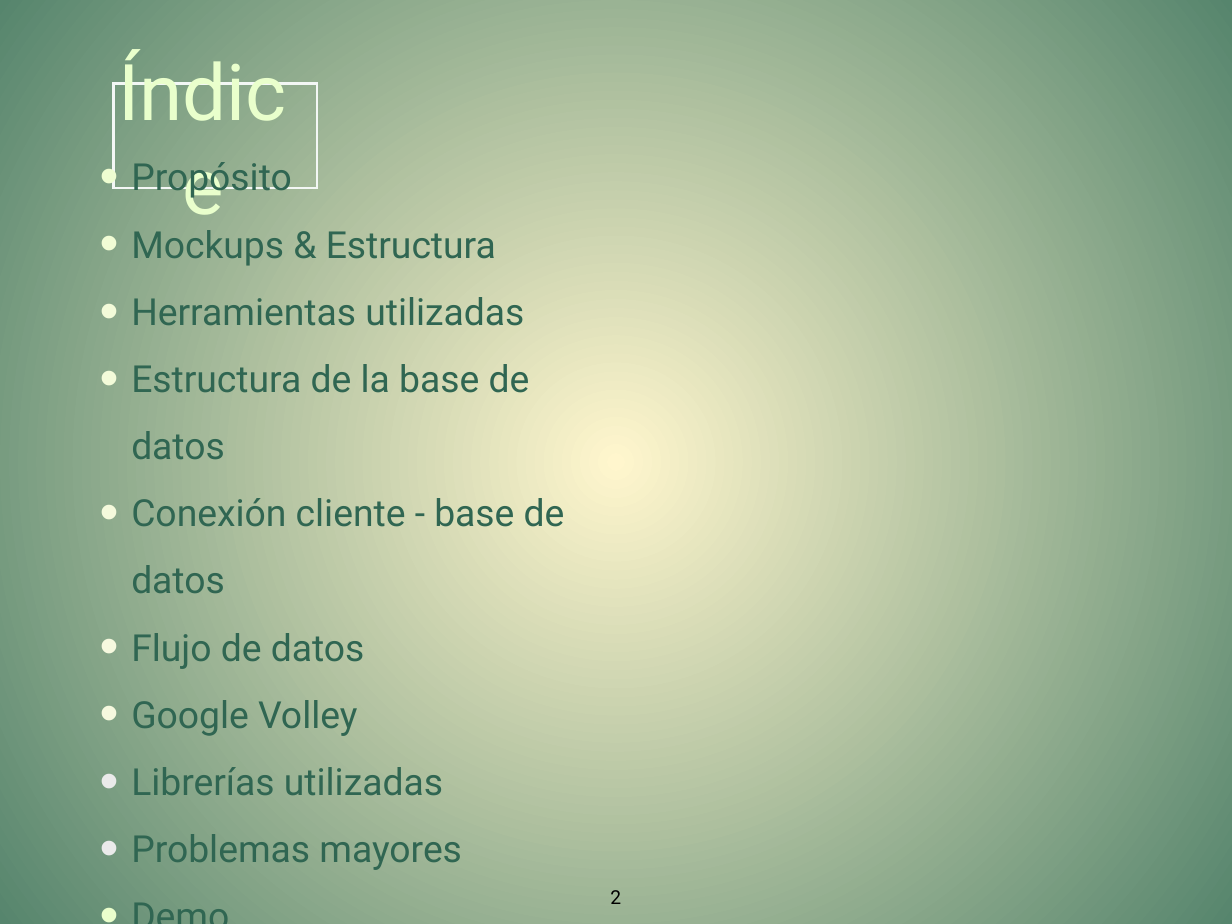
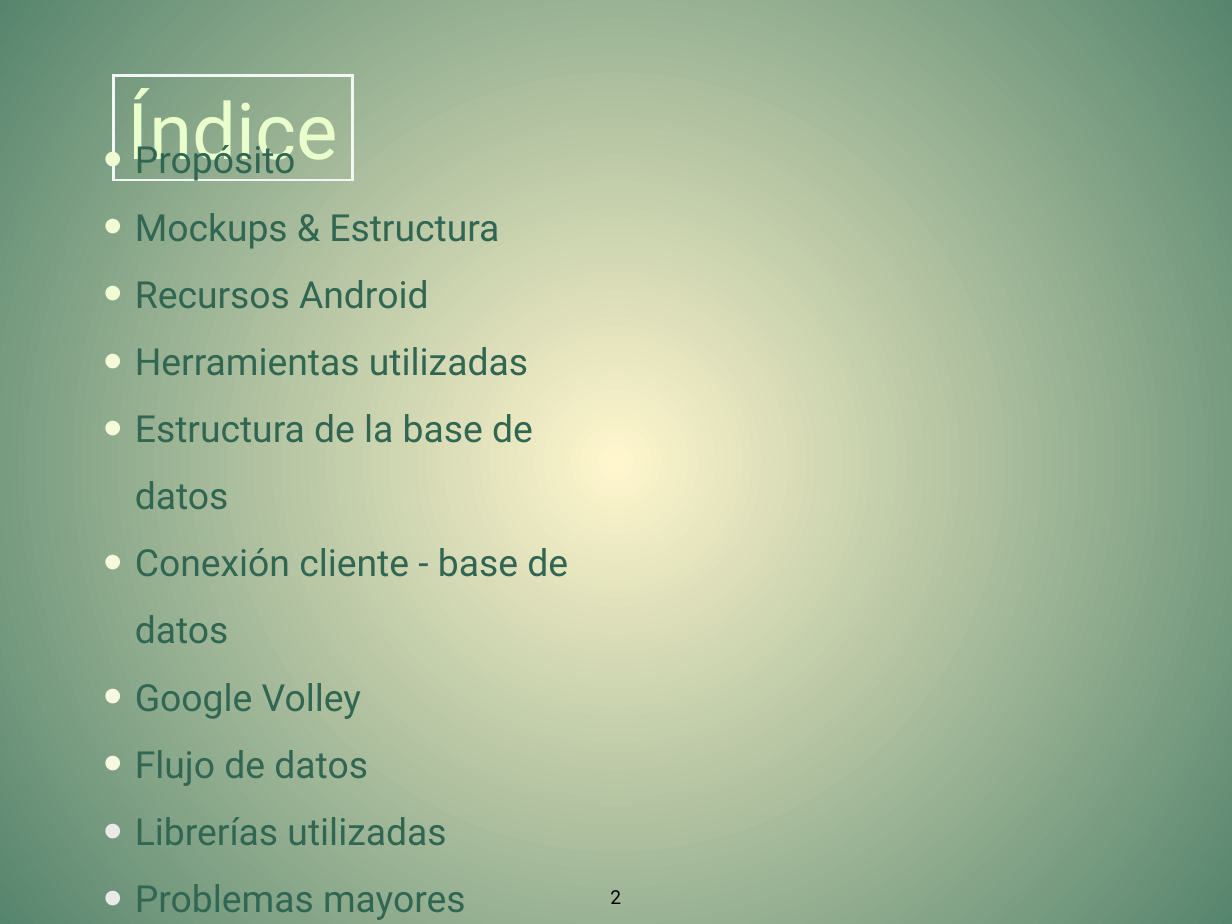
Before and after one commit to todeit02/GarageSale, a slide deck: slide 2 of Presentacion/PresentacionCMppt_2.pptx. Drawn at 1232x924 pixels with LibreOffice and Linux fonts; fonts in the diff are those of the drawing. Boxes give left, top, right and bottom in pixels: in the first picture for what was removed or moved away, otherwise in the second. Text is boxed around its words. In the diff, an @@ line names an element or a change of style, - is before the commit and + after.

```diff
--- a/Presentacion/PresentacionCMppt_2.pptx
+++ b/Presentacion/PresentacionCMppt_2.pptx
@@ rectangle "Índice": place and size @@
-rectangle "Índice" at bbox=[113, 84, 317, 189]
+rectangle "Índice" at bbox=[113, 75, 353, 180]
@@ text "Propósito": place and size @@
-text "Propósito" at bbox=[131, 230, 565, 870]
+text "Propósito" at bbox=[135, 213, 568, 920]
@@ text at bbox=[135, 280, 428, 309]: paragraph added @@
+• Recursos Android
@@ text at bbox=[135, 683, 361, 719]: paragraph added @@
+• Google Volley
@@ text at bbox=[131, 700, 357, 736]: paragraph removed @@
-• Google Volley
```
Also in this commit, not shown: 9 other slides changed, 3 slides added.
